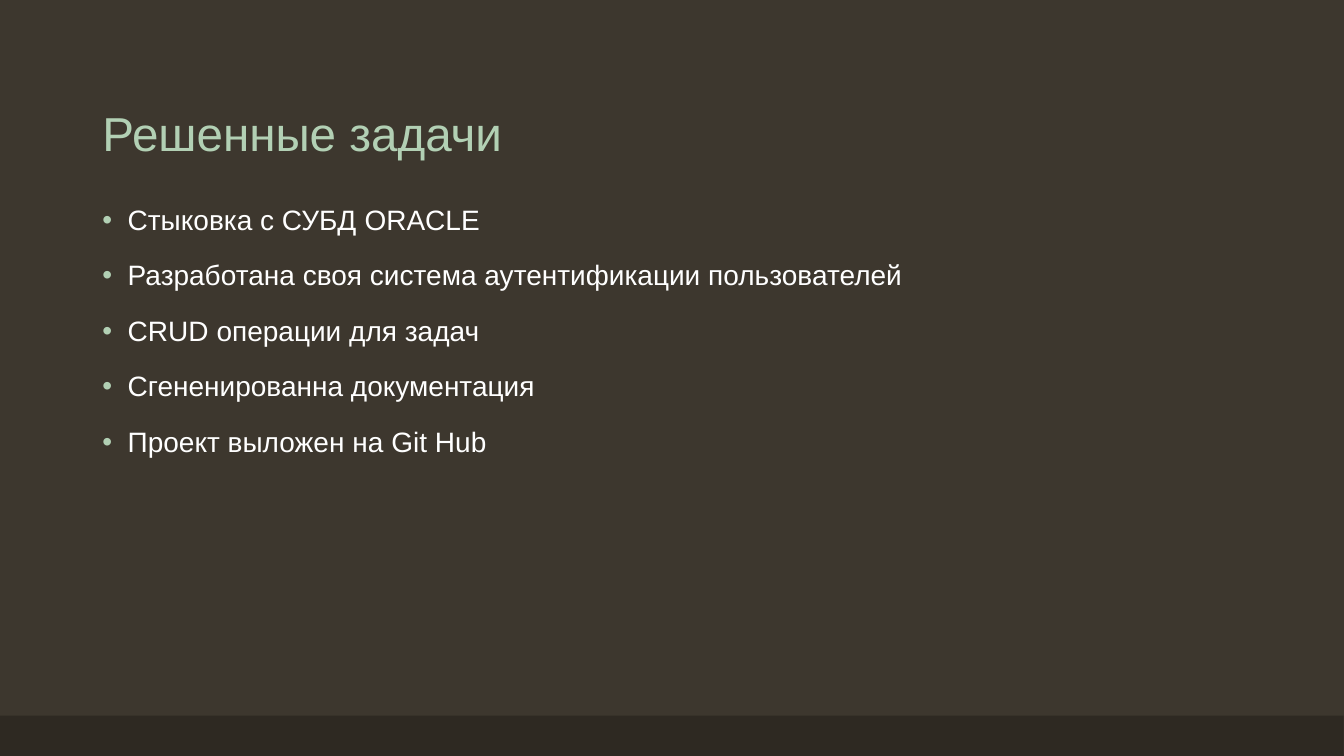
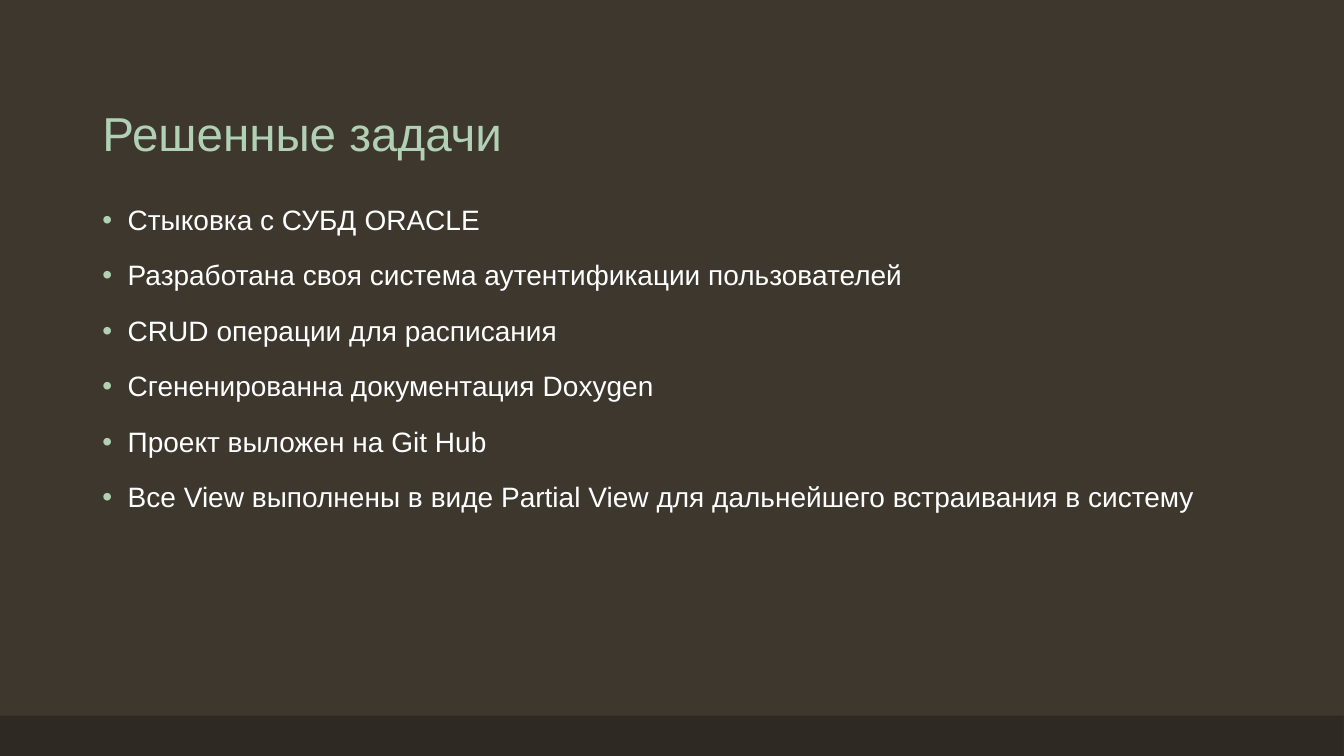
Before and after one commit to Paul-Brustinov/InStudyAsp, a slide deck: slide 12 of Doc/ERP-система учебного заведения.pptx (slide 4 before the commit). Drawn at 1344x756 pixels with LibreOffice and Linux fonts; fonts in the diff are those of the drawing. Boxes give left, top, right and bottom in pixels: in the first picture for what was removed or moved away, otherwise in the second. Text is boxed around its words. In the diff, an @@ line names an element or a change of style, - is before the commit and + after.

```diff
--- a/Doc/ERP-система учебного заведения.pptx
+++ b/Doc/ERP-система учебного заведения.pptx
@@ text at (128,321,654,401): text changed @@
-• CRUD операции для задач
-• Сгененированна документация
+• CRUD операции для расписания
+• Сгененированна документация Doxygen
@@ text at (128,486,1193,512): paragraph added @@
+• Все View выполнены в виде Partial View для дальнейшего встраивания в систему
```
Also in this commit, not shown: 11 slides added, 9 slides removed, 1 other file.
